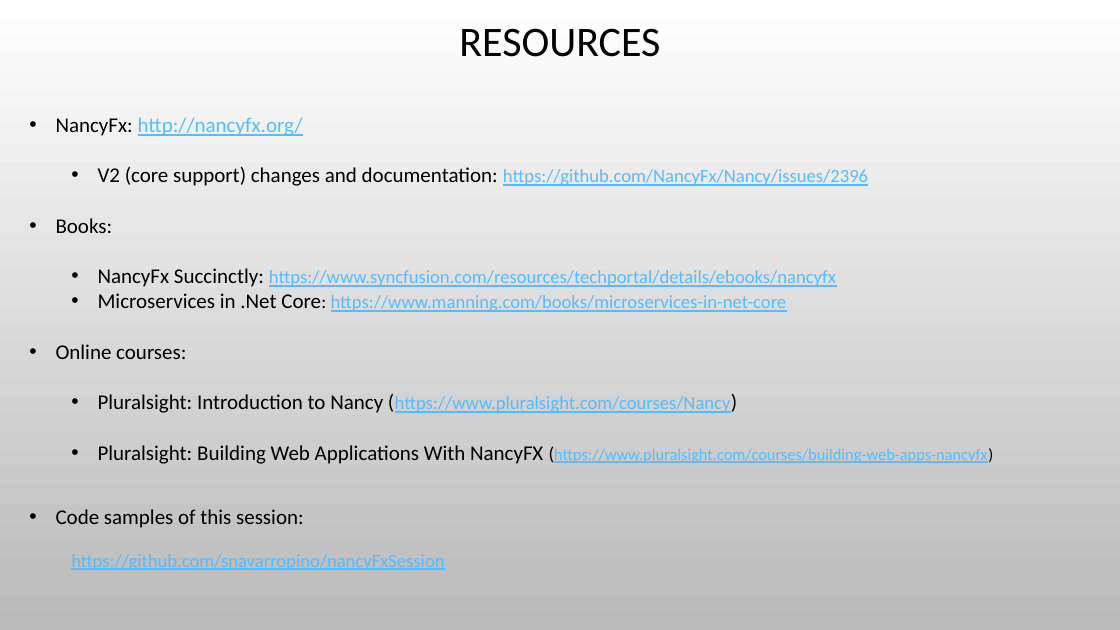
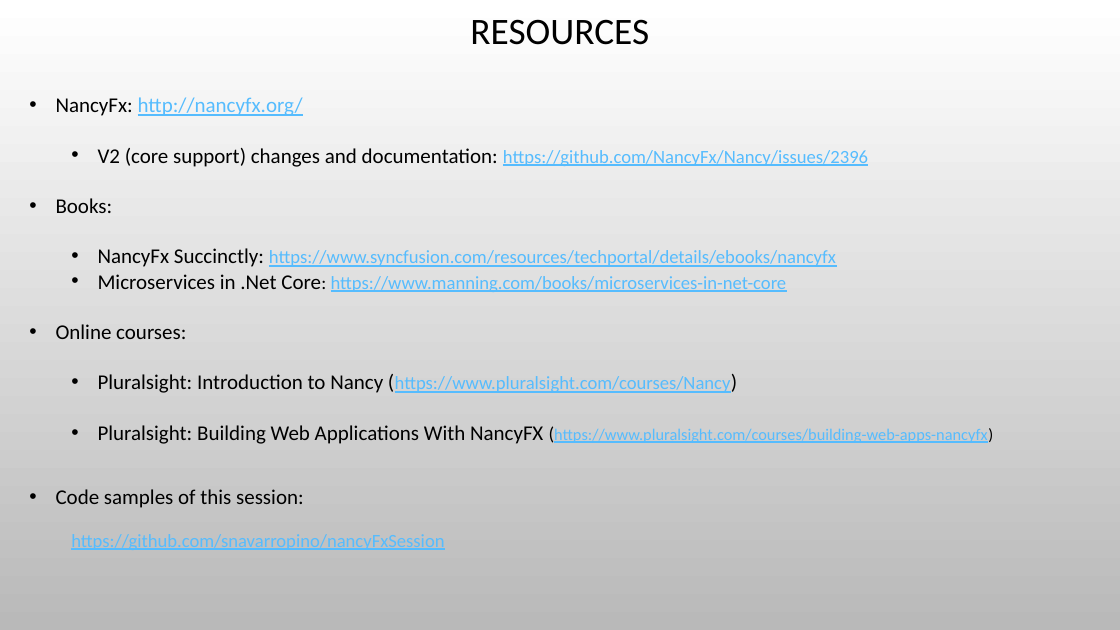
Before and after one commit to snavarropino/nancyFxSession, a slide deck: slide 15 of nancyFx.pptx. Drawn at 1120x630 pixels with LibreOffice and Linux fonts; fonts in the diff are those of the drawing; background and template pictures are left out. Boxes give left, top, right and bottom in pixels: in the first picture for what was removed or moved away, otherwise in the second. Text is boxed around its words. In the diff, an @@ line names an element or a change of style, - is before the commit and + after.

```diff
--- a/nancyFx.pptx
+++ b/nancyFx.pptx
@@ title "RESOURCES" at [470, 19, 649, 45]: size 36 to 32 pt @@
@@ text "NancyFx: http://nancyfx.org/" rewrapped from [56, 117, 993, 528] to [56, 97, 993, 550] @@
```
Also in this commit, not shown: 2 other slides changed.
